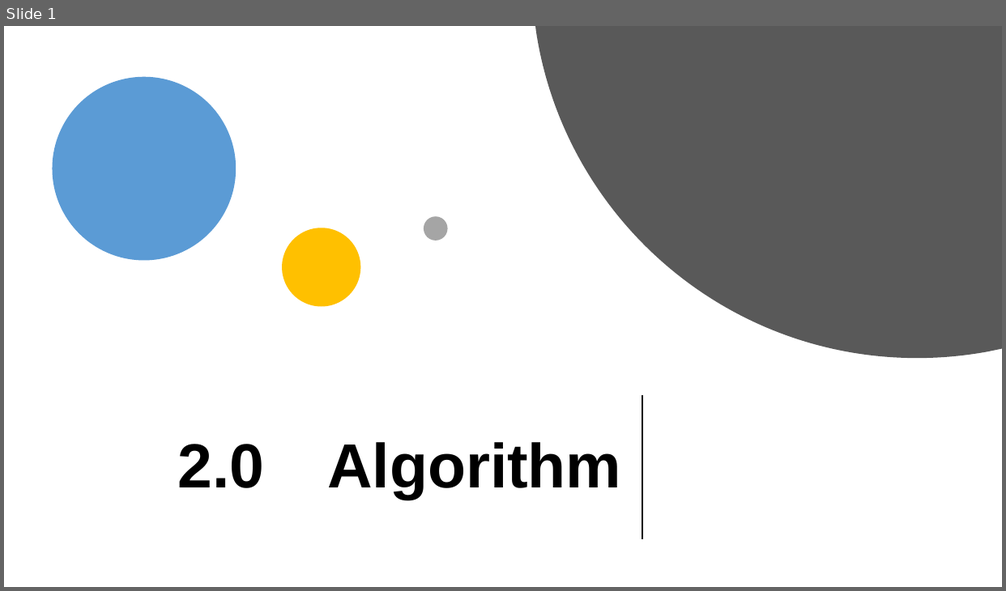
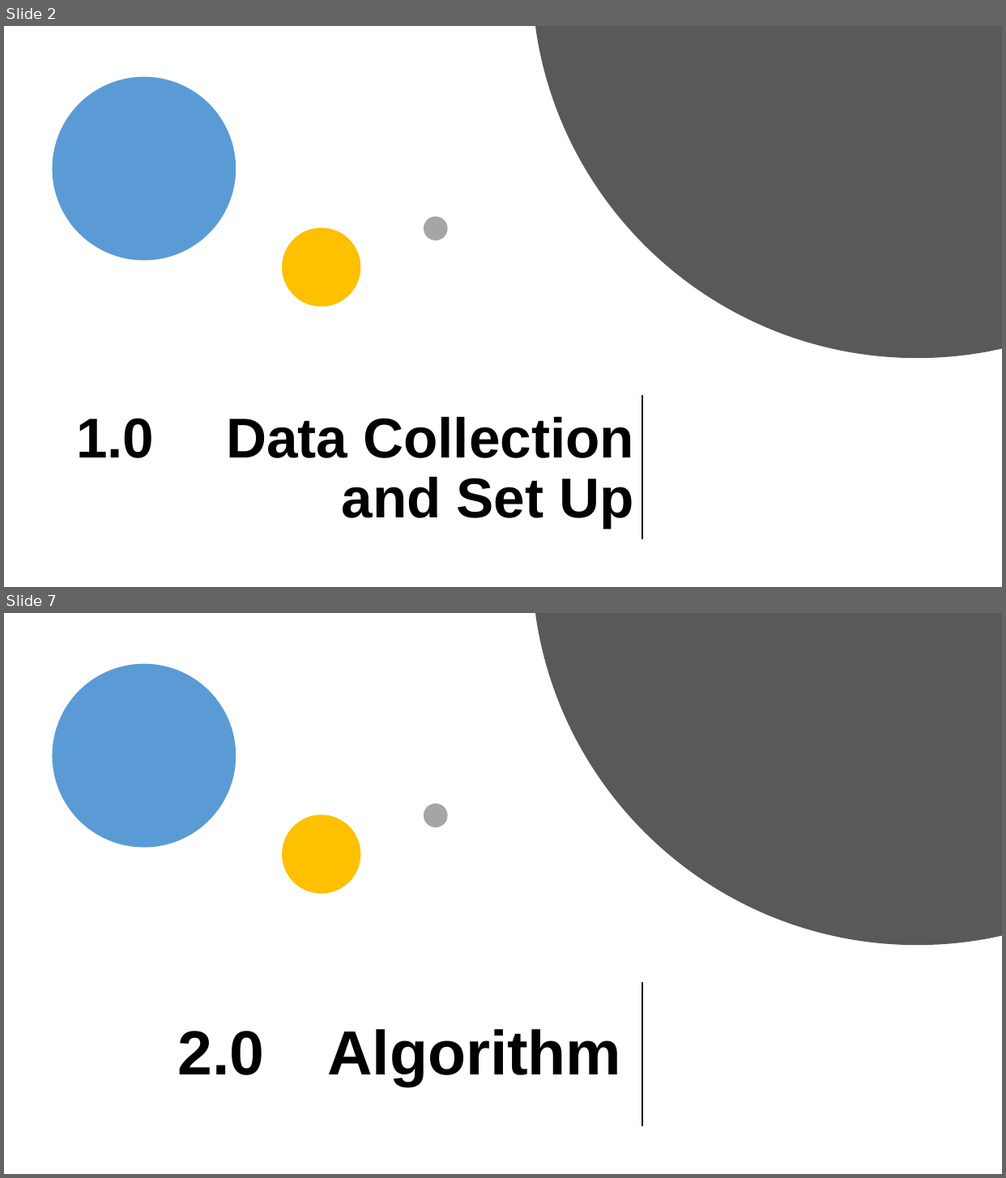
Before and after one commit to xzho2604/iot_project, a slide deck: report/iot_presentation2.pptx. Shown one above the other, each under a label of ours: slide 1 before the commit, slides 2 and 7 after it; the slides between them are not shown. The pictures are 1006x591 and 1006x1178 pixels, drawn with LibreOffice and Linux fonts; fonts in the diff are those of the drawing. Boxes give left, top, right and bottom in pixels: in the first picture for what was removed or moved away, otherwise in the second. Text is boxed around its words. In the diff, an @@ line names an element or a change of style, - is before the commit and + after.

```diff
--- a/report/iot_presentation2.pptx
+++ b/report/iot_presentation2.pptx
@@ slide 2 added at box(4, 26, 1002, 587), background #FFFFFF @@
@@ freeform shape added at box(535, 26, 1002, 358), fill #595959 @@
@@ ellipse added at box(52, 77, 236, 260), fill #5B9BD5 @@
@@ ellipse added at box(424, 217, 448, 241), fill #A5A5A5 @@
@@ ellipse added at box(282, 228, 360, 307), fill #FFC000 @@
@@ line added from (642, 396) to (642, 539), #000000 1.5 pt @@
@@ text added at box(76, 416, 634, 528), 54 pt, text #000000, bold @@
+1.0 Data Collection and Set Up
@@ what was slide 1 is now slide 7 @@
```
Also in this commit, not shown: 5 other slides added.
